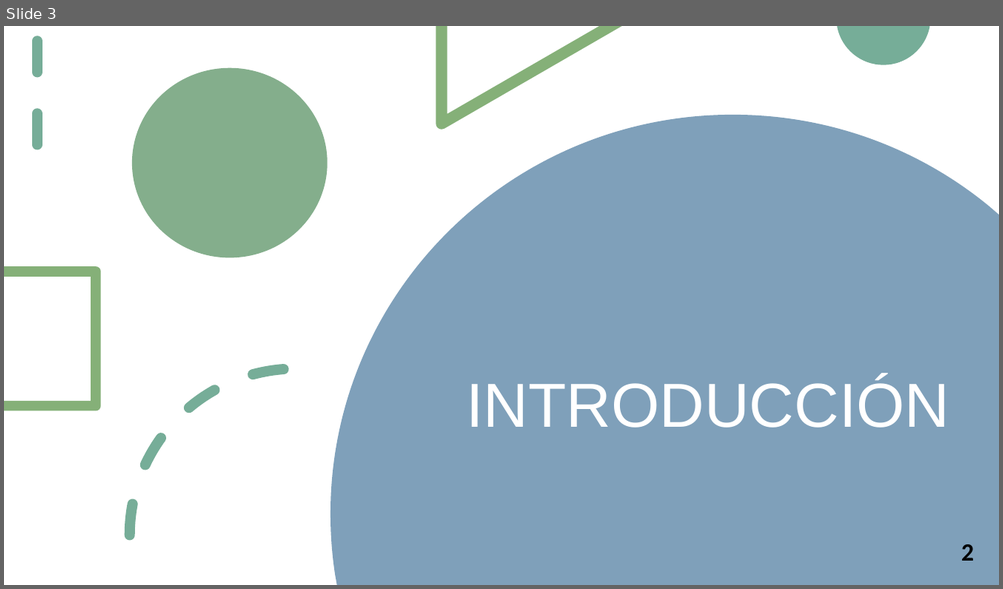
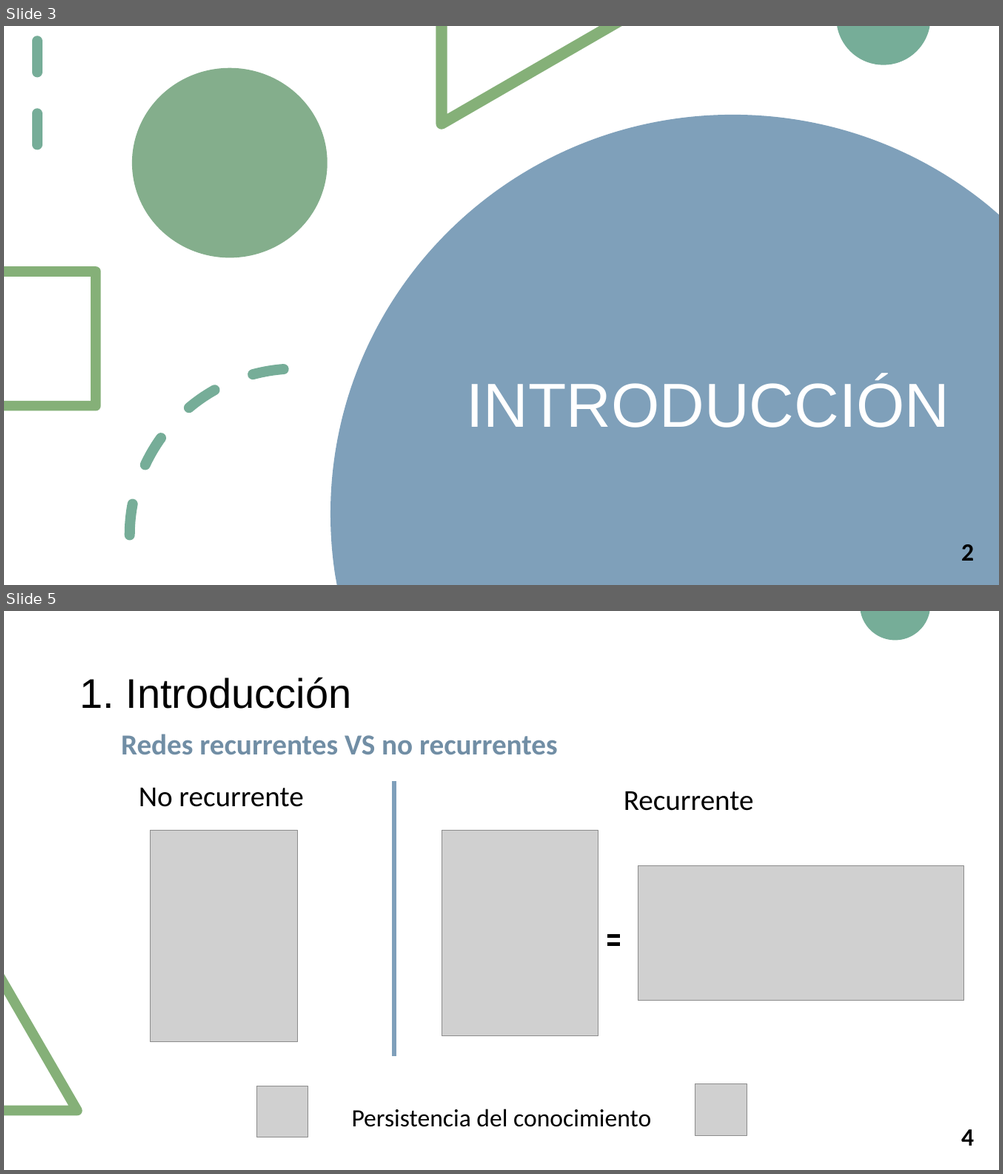
Before and after one commit to RoboticsLabURJC/2017-tfm-nuria-oyaga, a slide deck: Documentation/Presentacion-TFM/Presentacion-TFM.pptx. Shown one above the other, each under a label of ours: slide 3 before the commit, slides 3 and 5 after it; the slides between them are not shown. The pictures are 1003x589 and 1003x1174 pixels, drawn with LibreOffice and Linux fonts; fonts in the diff are those of the drawing; grey boxes stand for pictures. Boxes give left, top, right and bottom in pixels: in the first picture for what was removed or moved away, otherwise in the second. Text is boxed around its words. In the diff, an @@ line names an element or a change of style, - is before the commit and + after.

```diff
--- a/Documentation/Presentacion-TFM/Presentacion-TFM.pptx
+++ b/Documentation/Presentacion-TFM/Presentacion-TFM.pptx
@@ slide 5 added at [4, 611, 999, 1170], background #FFFFFF @@
@@ freeform shape added at [860, 611, 930, 640], fill #76AD98 @@
@@ title added at [79, 677, 352, 709], 40 pt, text #000000 @@
+1. Introducción
@@ text added at [121, 734, 558, 755], 28 pt, text #718EA5, bold @@
+Redes recurrentes VS no recurrentes
@@ text added at [139, 788, 303, 807], 28 pt, text #000000 @@
+No recurrente
@@ line added from (394, 781) to (394, 1056), #7F9FBA 4 pt @@
@@ text added at [623, 792, 754, 811], 28 pt, text #000000 @@
+Recurrente
@@ picture added at [151, 830, 297, 1042] @@
@@ picture added at [442, 830, 598, 1037] @@
@@ picture added at [638, 866, 964, 1000] @@
@@ line added from (608, 937) to (620, 937), #000000 3.5 pt @@
@@ line added from (608, 945) to (620, 945), #000000 3.5 pt @@
@@ freeform shape added at [4, 974, 82, 1116], fill #85B078 @@
@@ picture added at [257, 1087, 307, 1138] @@
@@ picture added at [695, 1084, 747, 1136] @@
@@ text added at [352, 1109, 651, 1128], 24 pt, text #000000 @@
+Persistencia del conocimiento
@@ text added at [961, 1130, 973, 1146], 24 pt, text #000000, bold @@
+4
```
Also in this commit, not shown: 7 slides changed, 18 other slides added, 20 other files.
